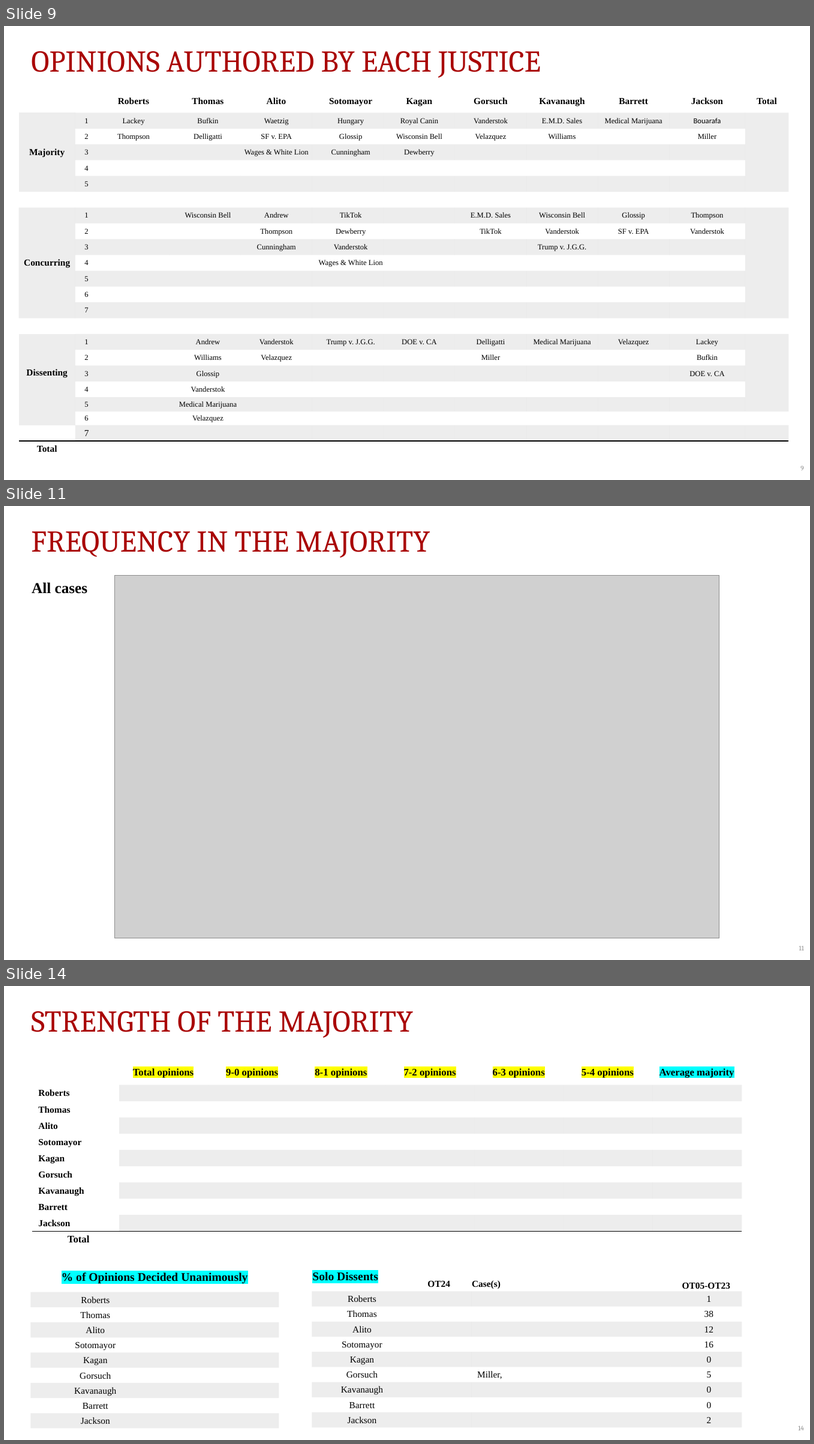
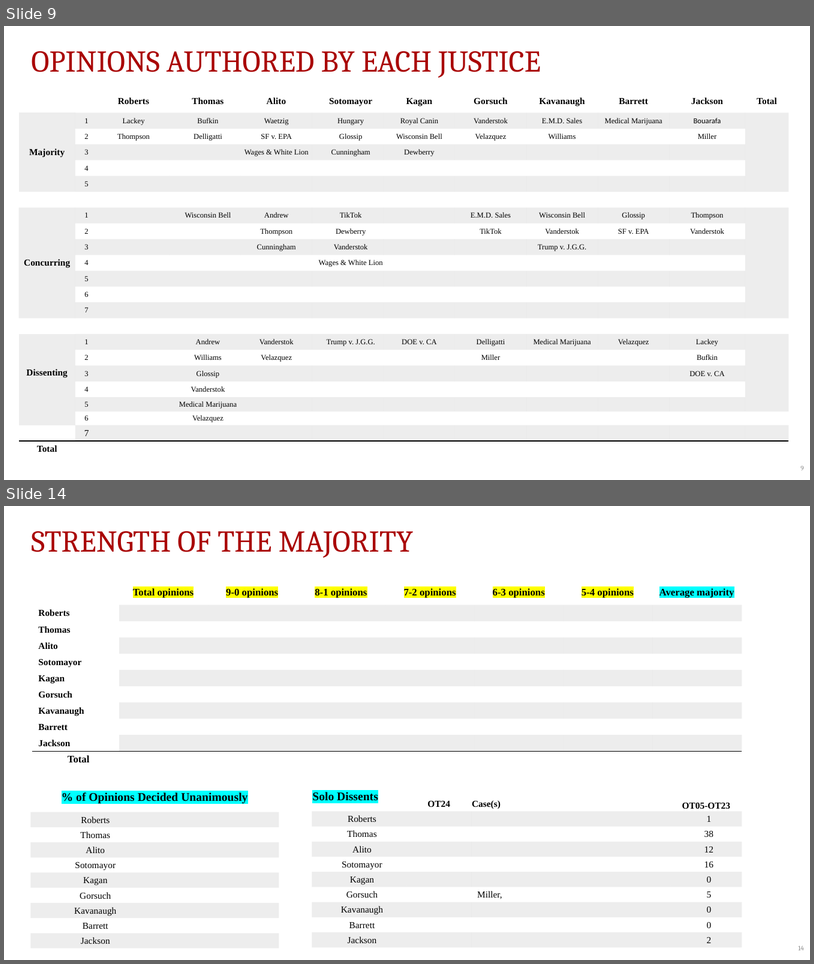
Before and after one commit to JakeTruscott/scotuswatch, a slide deck: Stat Reviews/OT24_StatReview/compilation/SCOTUSBlog/statpack_OT24.pptx. Shown one above the other, each under a label of ours: slides 9, 11 and 14 before the commit, slides 9 and 14 after it; the slides between them are not shown. The pictures are 814x1444 and 814x964 pixels, drawn with LibreOffice and Linux fonts; fonts in the diff are those of the drawing; grey boxes stand for pictures. Boxes give left, top, right and bottom in pixels: in the first picture for what was removed or moved away, otherwise in the second. Text is boxed around its words. In the diff, an @@ line names an element or a change of style, - is before the commit and + after.

```diff
--- a/Stat Reviews/OT24_StatReview/compilation/SCOTUSBlog/statpack_OT24.pptx
+++ b/Stat Reviews/OT24_StatReview/compilation/SCOTUSBlog/statpack_OT24.pptx
@@ slide 11 removed at (4,506,810,960), background #FFFFFF @@
@@ text removed at (31,531,430,558) @@
-FREQUENCY IN THE MAJORITY
@@ picture removed at (115,575,720,938) @@
@@ text removed at (32,582,88,594) @@
-All cases
@@ page number removed at (800,946,804,950) @@
-11
```
Also in this commit, not shown: 9 slides changed, 4 slides added, 1 other slide removed, 6 other files.
